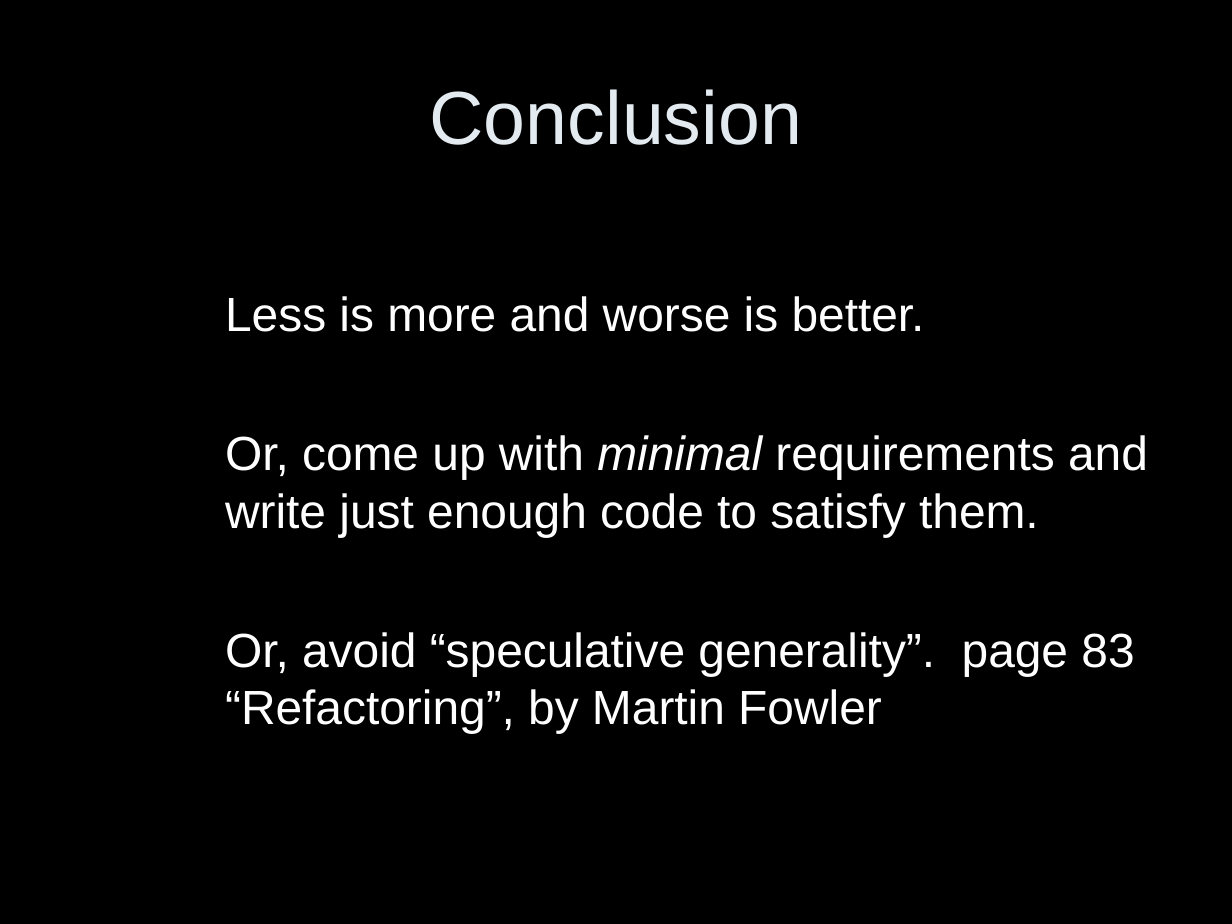
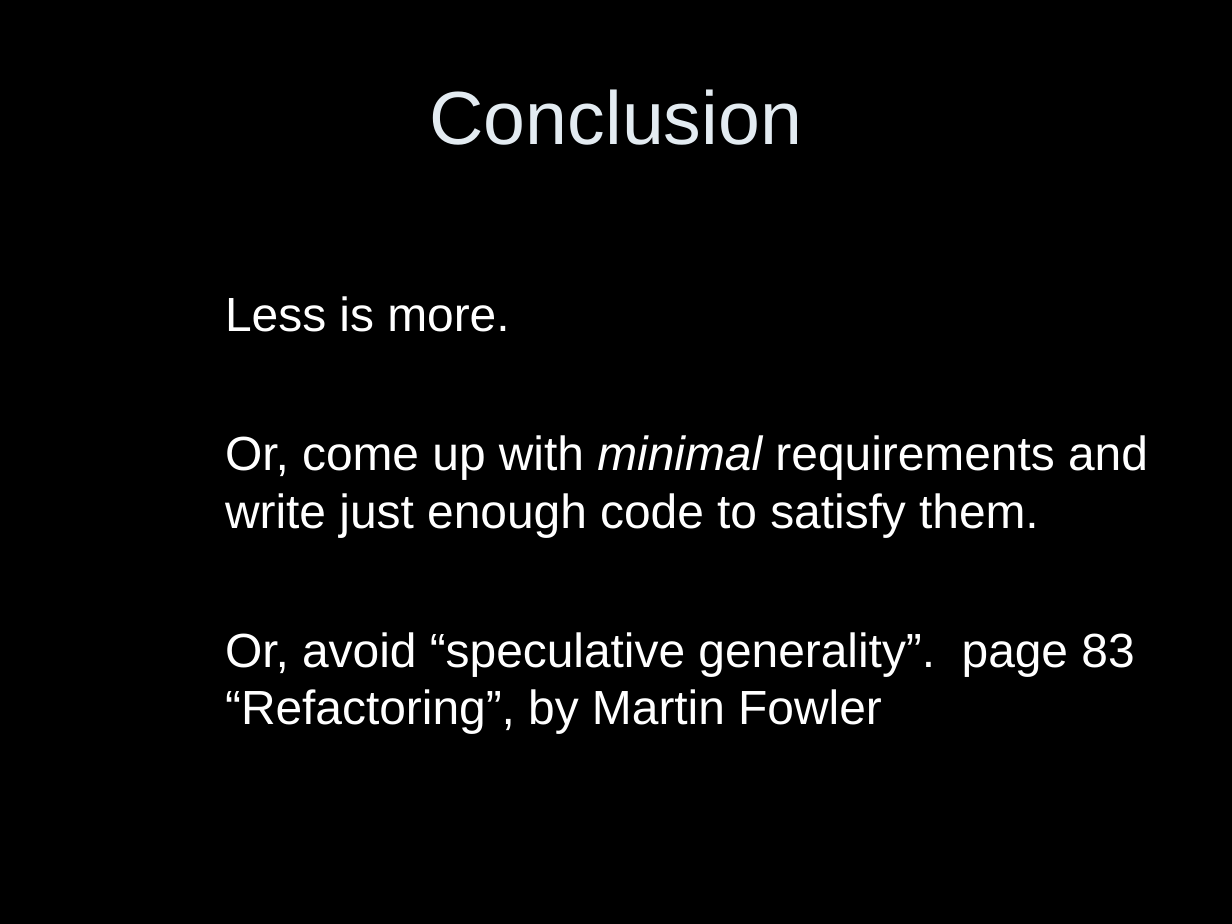
Before and after one commit to vs/junit4, a slide deck: slide 11 of modules/slf4j/slf4j-site/src/site/resources/slf4j-in-10-slides.ppt. Drawn at 1232x924 pixels with LibreOffice and Linux fonts; fonts in the diff are those of the drawing. Boxes give left, top, right and bottom in pixels: in the first picture for what was removed or moved away, otherwise in the second. Text is boxed around its words. In the diff, an @@ line names an element or a change of style, - is before the commit and + after.

Commit message:
minor improvements to the slides

```diff
--- a/modules/slf4j/slf4j-site/src/site/resources/slf4j-in-10-slides.ppt
+++ b/modules/slf4j/slf4j-site/src/site/resources/slf4j-in-10-slides.ppt
@@ text at (225, 296, 509, 332): text changed @@
-Less is more and worse is better.
+Less is more.
```
